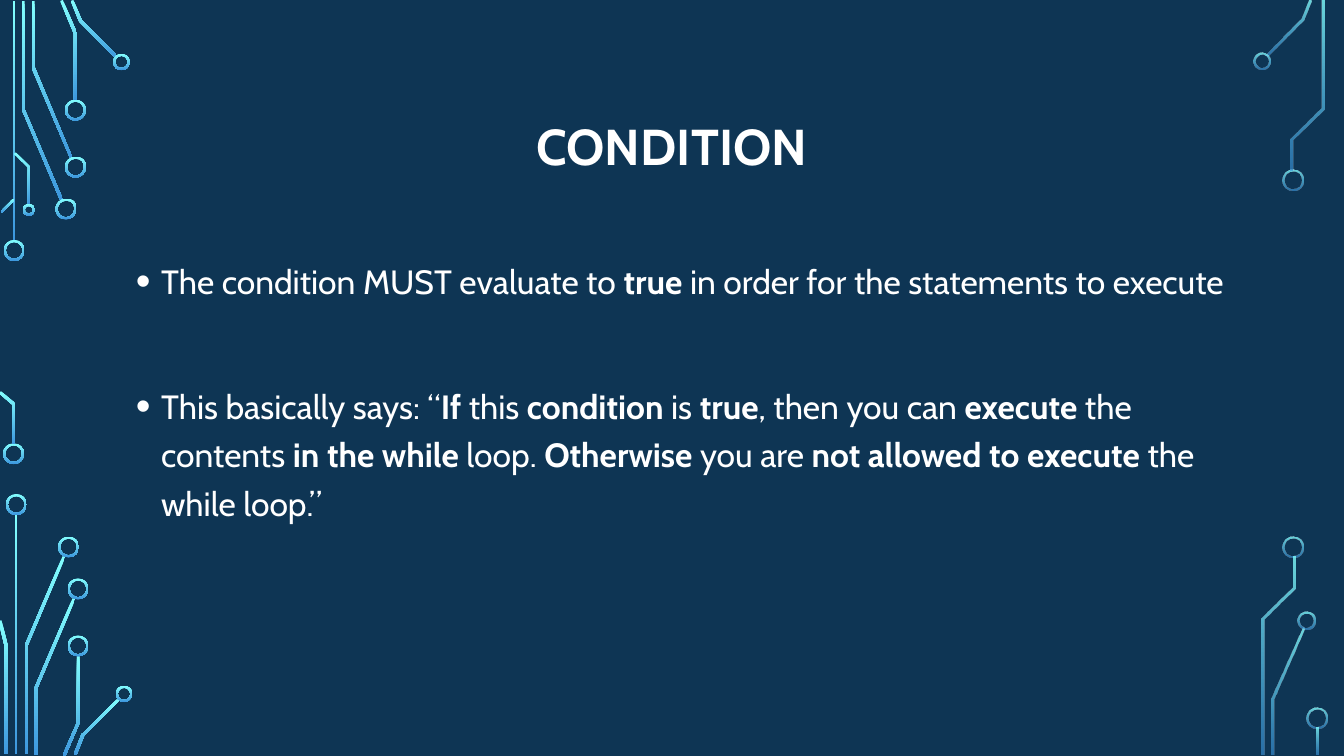
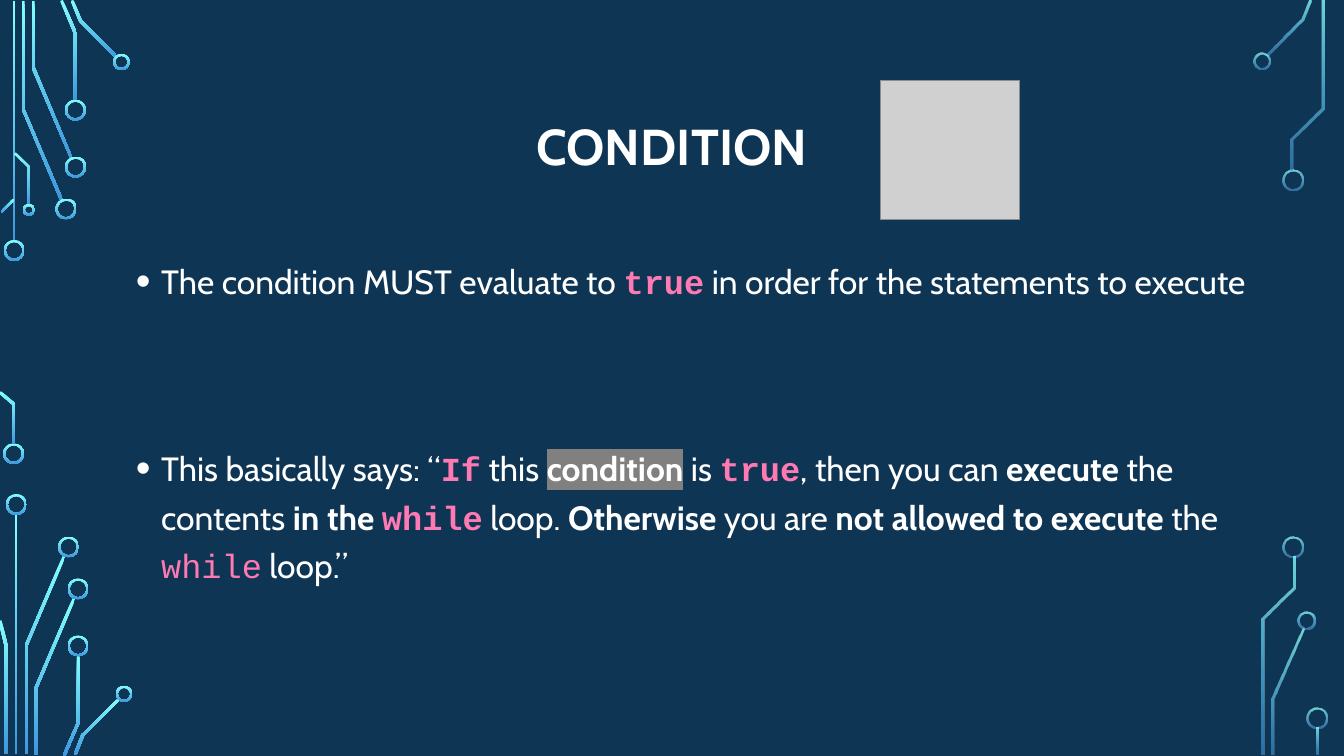
Before and after one commit to psypdt/ZIS_C-_Summer_Course_2019, a slide deck: slide 9 of Day_3/Day_3.pptx. Drawn at 1344x756 pixels with LibreOffice and Linux fonts; fonts in the diff are those of the drawing; grey boxes stand for pictures; background and template pictures are left out. Boxes give left, top, right and bottom in pixels: in the first picture for what was removed or moved away, otherwise in the second. Text is boxed around its words. In the diff, an @@ line names an element or a change of style, - is before the commit and + after.

```diff
--- a/Day_3/Day_3.pptx
+++ b/Day_3/Day_3.pptx
@@ picture added at (880, 80, 1019, 219) @@
@@ text "The condition MUST evaluate to ..." at (161, 268, 1246, 586): font Cabin to Courier New, text colour #FFFFFF to #FF79B2 in "true", "“If true, while while"; highlight none to #808080 in "condition" @@
```
Also in this commit, not shown: 4 other slides changed.
